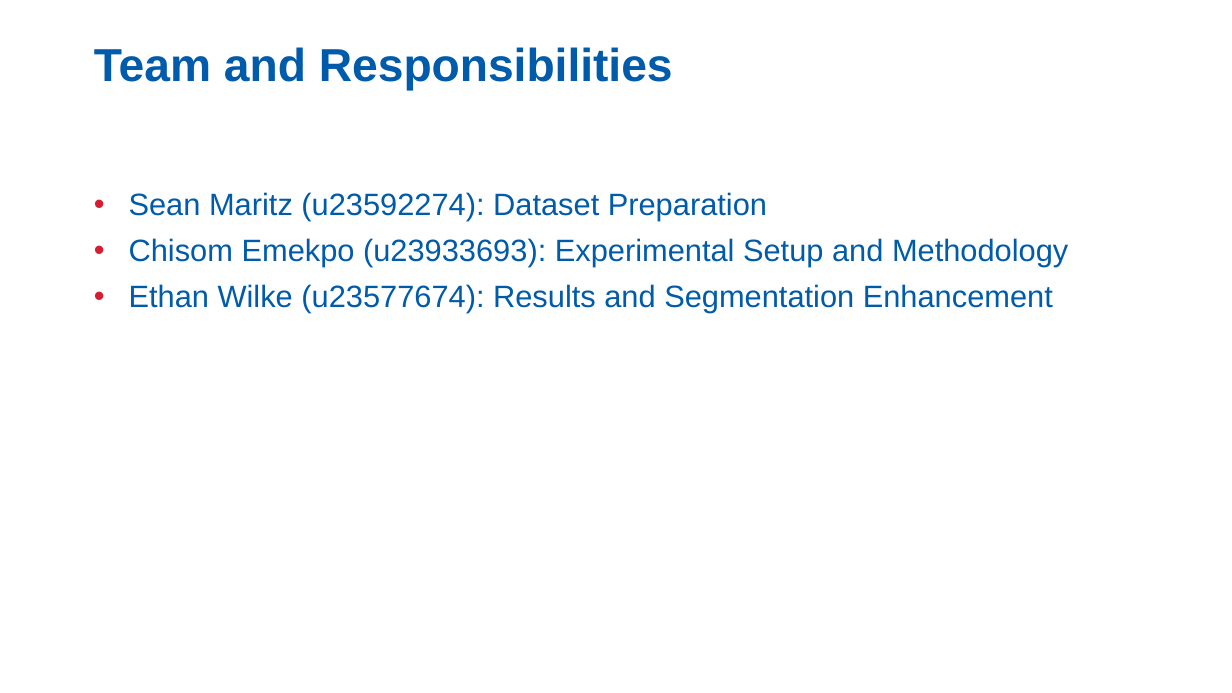
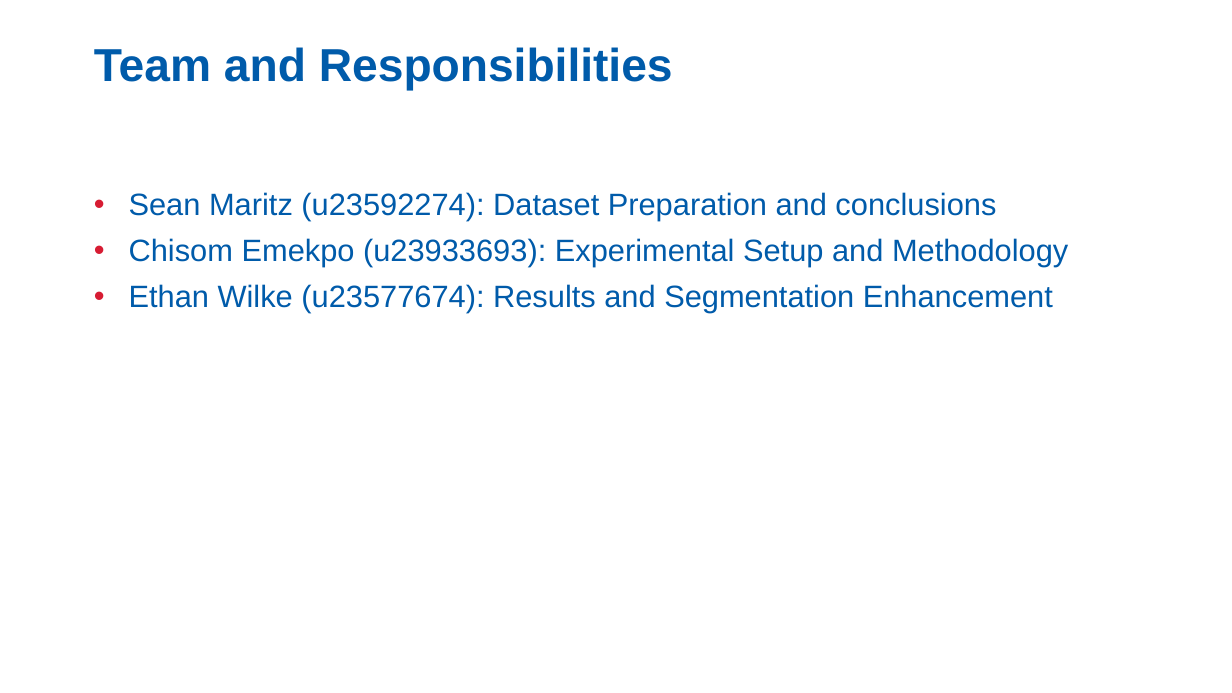
Before and after one commit to Sean-Mp/COS711-Solar-Filament, a slide deck: slide 2 of presentation/COS711_A2_Presentation.pptx. Drawn at 1232x693 pixels with LibreOffice and Linux fonts; fonts in the diff are those of the drawing; background and template pictures are left out. Boxes give left, top, right and bottom in pixels: in the first picture for what was removed or moved away, otherwise in the second. Text is boxed around its words. In the diff, an @@ line names an element or a change of style, - is before the commit and + after.

```diff
--- a/presentation/COS711_A2_Presentation.pptx
+++ b/presentation/COS711_A2_Presentation.pptx
@@ text at [129,192,996,221]: text changed @@
-• Sean Maritz (u23592274): Dataset Preparation
+• Sean Maritz (u23592274): Dataset Preparation and conclusions
```
Also in this commit, not shown: 9 other slides changed.
